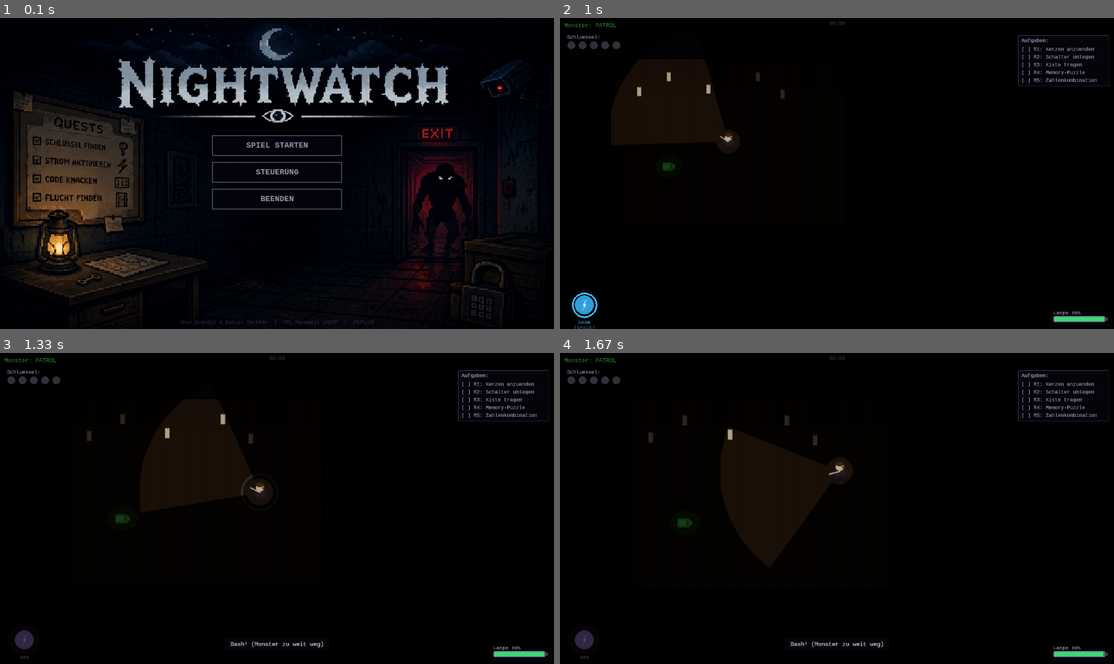
Above: before the commit, frames 1-4 (two rows, left to right).
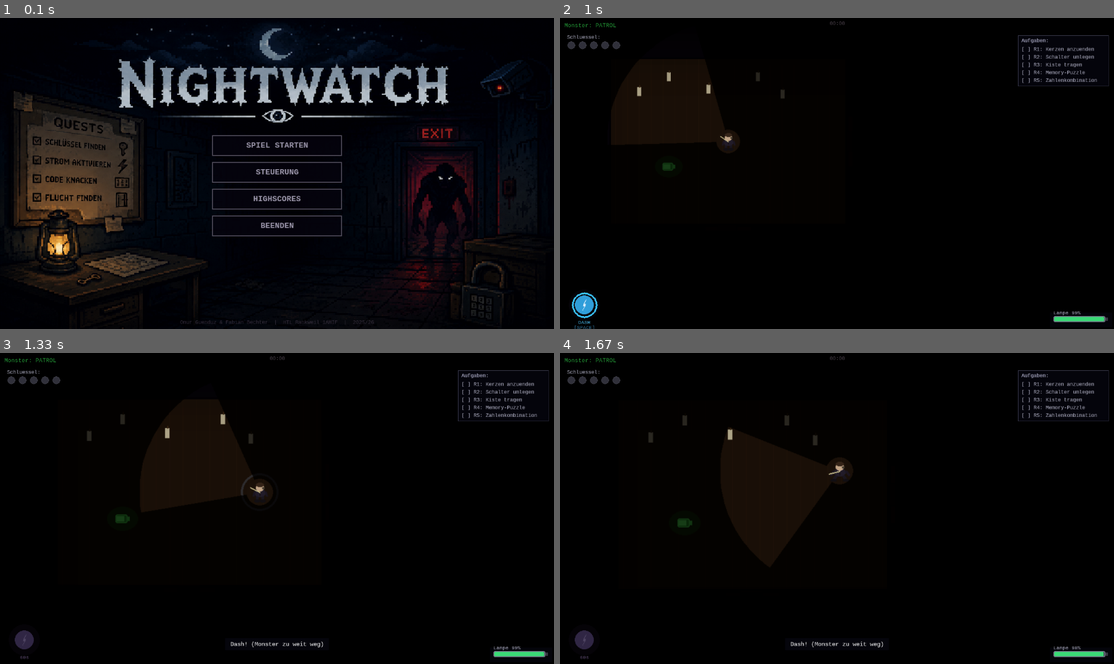
Above: after the commit, the same moments.

Repository: 25-26-1AHIF/pygameproject-nightwatch
Game: pygame game, started from src/main.py
Two runs of this game, one before a commit and one after it. Both use one fixed random seed, a clock stepped at 60 frames per second and the inputs below.
Inputs (mouse positions are in pixels of both pictures, inside the frame that each line leads up to):
- Up to frame 1 (0.1 s): no input
- Up to frame 2 (1 s): tap Enter at 0.88 s
- Up to frame 3 (1.33 s): tap Space at 1.22 s
- Up to frame 4 (1.67 s): hold Up from 1.55 s (still down); move the mouse to (704, 511) at 1.58 s; tap Space at 1.62 s

The runs differ from the first frame. In frame 1, 0.4% of the frame differs, in the area x 38-62%, y 57-71%; in frame 2, nothing differs; in frame 3, nothing differs; in frame 4, nothing differs.

Commit message:
Endabgabe (unfertig), 1.4

Diff:
--- a/src/highscores.json
+++ b/src/highscores.json
@@ -3,6 +3,11 @@
     "name": "Onur",
     "time": 47.4,
     "date": "21.06.2026"
+  },
+  {
+    "name": "Onur",
+    "time": 57.4,
+    "date": "22.06.2026"
   },
   {
     "name": "Hussein",
--- a/src/main.py
+++ b/src/main.py
@@ -288,7 +288,7 @@
     # startposition: etwas unterhalb der bildmitte (wo das bild frei ist)
     start_y = 295
 
-    beschriftungen = ["SPIEL STARTEN", "STEUERUNG", "BEENDEN"]
+    beschriftungen = ["SPIEL STARTEN", "STEUERUNG", "HIGHSCORES", "BEENDEN"]
     rects = []
     for i, lbl in enumerate(beschriftungen):
         by = start_y + i * (bh + gap)
@@ -745,7 +745,7 @@
             cx_m = GV.SCREEN_W // 2
             start_y_m = 295
             menu_hover = -1
-            for i in range(3):
+            for i in range(4):
                 by = start_y_m + i * (bh + gap)
                 r  = pygame.Rect(cx_m - bw // 2, by - bh // 2, bw, bh)
                 if r.collidepoint(rmx, rmy):
@@ -762,7 +762,9 @@
                     zustand        = GameState.PLAYING
                 elif menu_hover == 1:             # Steuerung
                     zustand = GameState.STEUERUNG
-                elif menu_hover == 2:             # Beenden
+                elif menu_hover == 2:             # Highscores
+                    zustand = GameState.HIGHSCORE
+                elif menu_hover == 3:             # Beenden
                     laeuft = False
 
             # enter startet das spiel weiterhin (fuer tastatur-nutzer)
Binary file removed: src/assets/images/fancy_mansion_furnitureset_withshadow.png
Binary file removed: src/assets/images/main_screen_background.png
Binary file removed: src/assets/images/player_sheet.png
Binary file removed: src/assets/images/spritesheet.png
Binary file removed: src/assets/images/tilemap.png
Not shown, removed: doc/Nightwatch Dokumentation.pdf
Not shown, added: doc/Nightwatch_Dokumentation.pdf
